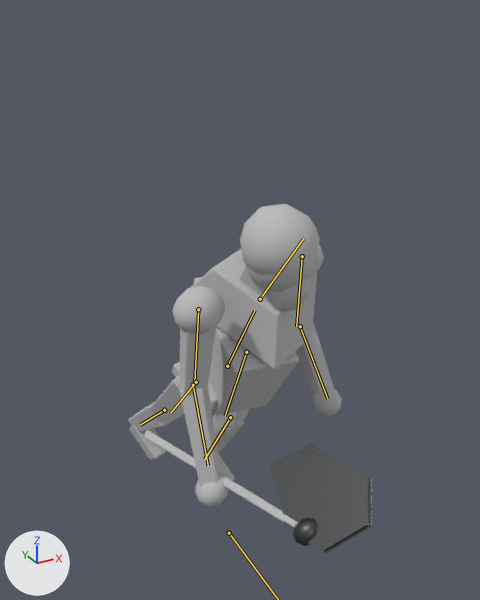
The FBX model unity/ClashOfAges/Assets/Models/humanoid_clips.fbx as it was, and as the next commit left it.
One viewpoint serves both versions: a 50 mm lens placed at (-1.13, -2.16, 2.17), pointed at (0.03, -0.05, 1.11). Every picture has the same lights, and +X, +Y and +Z are marked at lower left. The older version comes first. Both versions are drawn at frame 35 of the action 'Rig|Mine'; the numbers are the values there. The bones that bend it are drawn over the model as lines.

Objects in the first picture: 'humanoid_clips_mesh'.
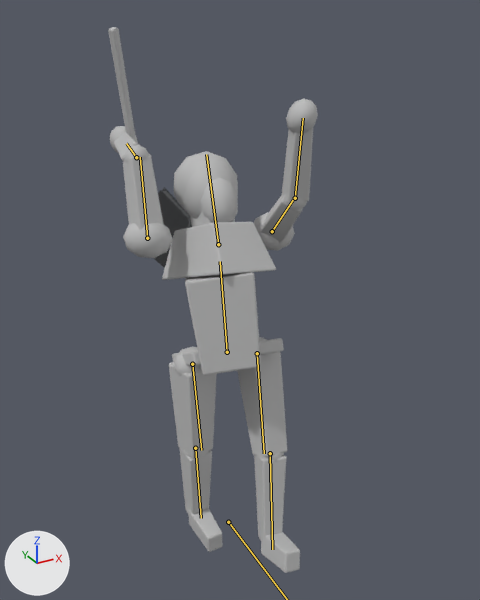
Changed parts and their boxes (x1, y1, x2, y2) in the pictures (480 x 600 px):
```json
{"object": "humanoid_clips_mesh", "change": "posed", "before": [128, 204, 372, 553], "after": [108, 27, 318, 573], "on screen": "14% narrower, 56% taller"}
{"bone": "Body", "before": "(227, 366) to (254, 310)", "after": "(227, 352) to (220, 261)"}
{"bone": "Head", "before": "(260, 299) to (303, 238)", "after": "(218, 244) to (206, 154)"}
{"bone": "ArmL", "before": "(302, 256) to (296, 326)", "after": "(272, 231) to (293, 200)"}
{"bone": "ArmR", "before": "(198, 309) to (194, 383)", "after": "(147, 238) to (140, 157)"}
{"bone": "ForeR", "before": "(193, 385) to (208, 465)", "after": "(136, 157) to (126, 143)"}
{"bone": "LegL", "before": "(246, 352) to (225, 416)", "after": "(257, 353) to (264, 453)"}
{"bone": "ShinL", "before": "(230, 417) to (204, 459)", "after": "(270, 453) to (272, 549)"}
```

Scene script edits in JSON lines:
```json
{"block": "bone_root", "where": "bone_root = bpy.data.objects['Rig'].pose.bones['Root']"}
{"op": "set", "path": "bone_root.location", "old": "(0.0, 0.0, -0.101)", "new": "(0.0, 0.0, -0.035)"}
{"block": "bone_body", "where": "bone_body = bpy.data.objects['Rig'].pose.bones['Body']  # child of 'Root'"}
{"op": "set", "path": "bone_body.rotation_quaternion", "old": "(0.965, 0.258, 0.051, -0.014)", "new": "(0.983, -0.144, -0.113, -0.016)", "note": "degrees (30, 6, 0) -> degrees (-17, -13, 0)"}
{"block": "bone_head", "where": "bone_head = bpy.data.objects['Rig'].pose.bones['Head']  # child of 'Body'"}
{"op": "set", "path": "bone_head.rotation_quaternion", "old": "(0.998, 0.07, 0.0, 0.0)", "new": "(0.993, -0.115, 0.0, 0.0)", "note": "degrees (8, 0, 0) -> degrees (-13, 0, 0)"}
{"block": "bone_arml", "where": "bone_arml = bpy.data.objects['Rig'].pose.bones['ArmL']  # child of 'Body'"}
{"op": "set", "path": "bone_arml.rotation_quaternion", "old": "(0.972, 0.233, 0.0, 0.0)", "new": "(0.55, 0.835, 0.0, 0.0)", "note": "degrees (27, 0, 0) -> degrees (113, 0, 0)"}
{"block": "bone_armr", "where": "bone_armr = bpy.data.objects['Rig'].pose.bones['ArmR']  # child of 'Body'"}
{"op": "set", "path": "bone_armr.rotation_quaternion", "old": "(0.982, 0.191, 0.0, 0.0)", "new": "(-0.009, 1.0, 0.0, 0.0)", "note": "degrees (22, 0, 0) -> degrees (-179, 0, 0)"}
{"block": "bone_forer", "where": "bone_forer = bpy.data.objects['Rig'].pose.bones['ForeR']  # child of 'ArmR'"}
{"op": "set", "path": "bone_forer.rotation_quaternion", "old": "(0.976, 0.216, 0.0, 0.0)", "new": "(0.805, 0.593, 0.0, 0.0)", "note": "degrees (25, 0, 0) -> degrees (73, 0, 0)"}
{"block": "bone_legl", "where": "bone_legl = bpy.data.objects['Rig'].pose.bones['LegL']  # child of 'Body'"}
{"op": "set", "path": "bone_legl.rotation_quaternion", "old": "(0.996, 0.087, 0.002, -0.026)", "new": "(0.996, 0.081, 0.002, -0.026)", "note": "degrees (10, 1, -3) -> degrees (9, 0, -3)"}
{"block": "bone_shinl", "where": "bone_shinl = bpy.data.objects['Rig'].pose.bones['ShinL']  # child of 'LegL'"}
{"op": "set", "path": "bone_shinl.rotation_quaternion", "old": "(0.996, -0.087, 0.0, 0.0)", "new": "(0.997, -0.077, 0.0, 0.0)", "note": "degrees (-10, 0, 0) -> degrees (-9, 0, 0)"}
```
